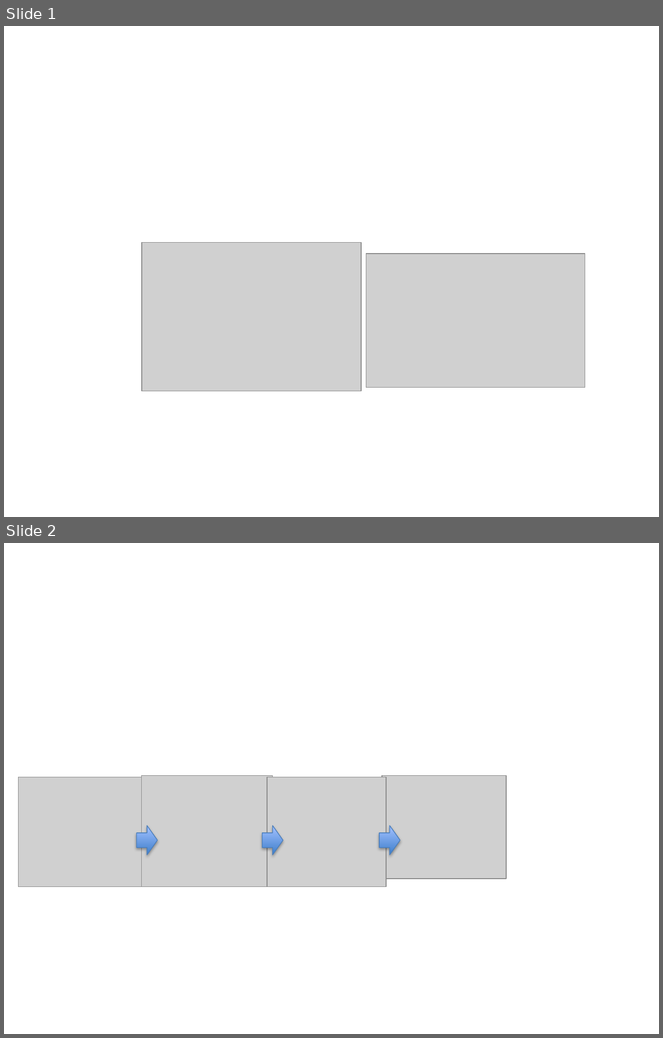
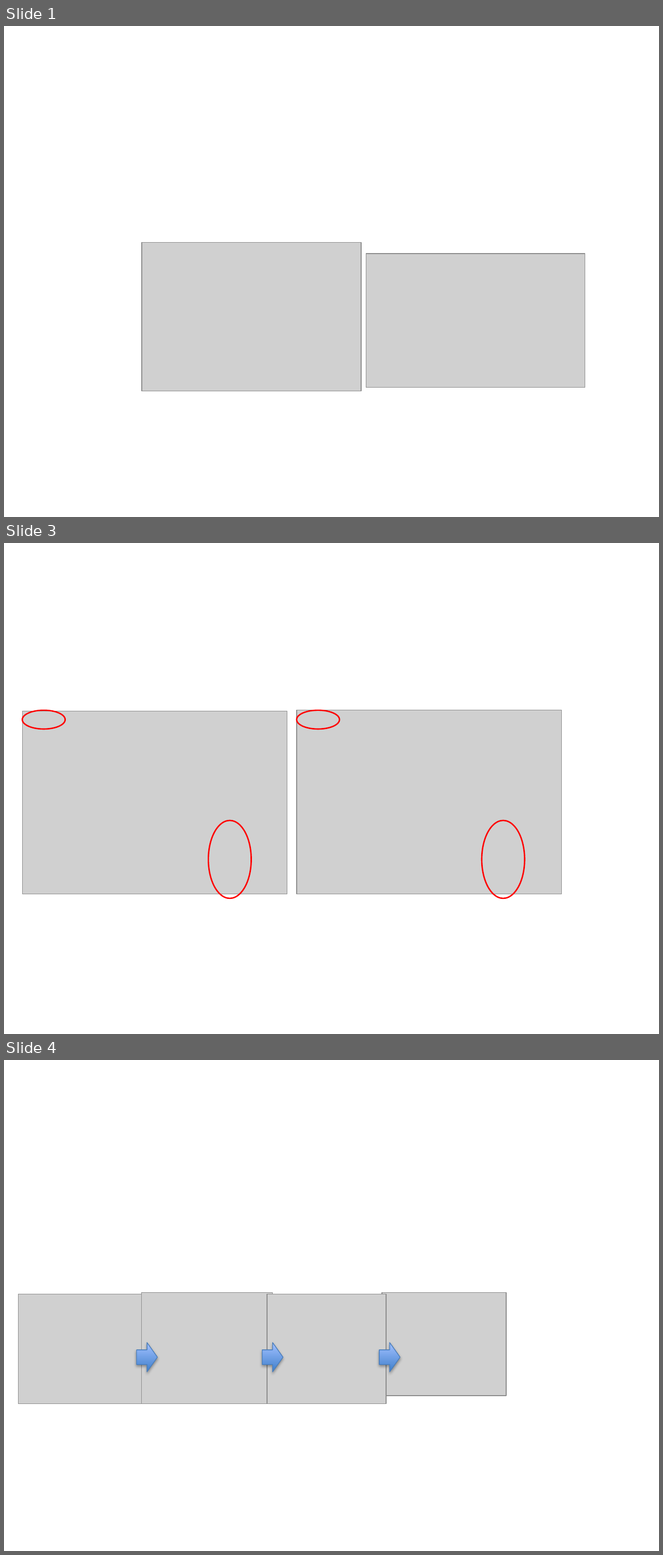
Before and after one commit to GuilleUCM/SOC, a slide deck: images/paraEsquemasYFiguras.pptx. Shown one above the other, each under a label of ours: slides 1 and 2 before the commit, slides 1, 3 and 4 after it; the slides between them are not shown. The pictures are 663x1038 and 663x1555 pixels, drawn with LibreOffice and Linux fonts; fonts in the diff are those of the drawing; grey boxes stand for pictures. Boxes give left, top, right and bottom in pixels: in the first picture for what was removed or moved away, otherwise in the second. Text is boxed around its words. In the diff, an @@ line names an element or a change of style, - is before the commit and + after.

```diff
--- a/images/paraEsquemasYFiguras.pptx
+++ b/images/paraEsquemasYFiguras.pptx
@@ slide 3 added at (4, 543, 659, 1034), background #FFFFFF @@
@@ picture added at (22, 711, 287, 894) @@
@@ ellipse added at (22, 710, 65, 729), outline #FF0000 1.5 pt @@
@@ picture added at (297, 710, 561, 894) @@
@@ ellipse added at (297, 710, 339, 729), outline #FF0000 1.5 pt @@
@@ ellipse added at (208, 821, 251, 899), outline #FF0000 1.5 pt @@
@@ ellipse added at (482, 821, 524, 899), outline #FF0000 1.5 pt @@
@@ what was slide 2 is now slide 4 @@
```
Also in this commit, not shown: 1 other slide added, 12 other files.
